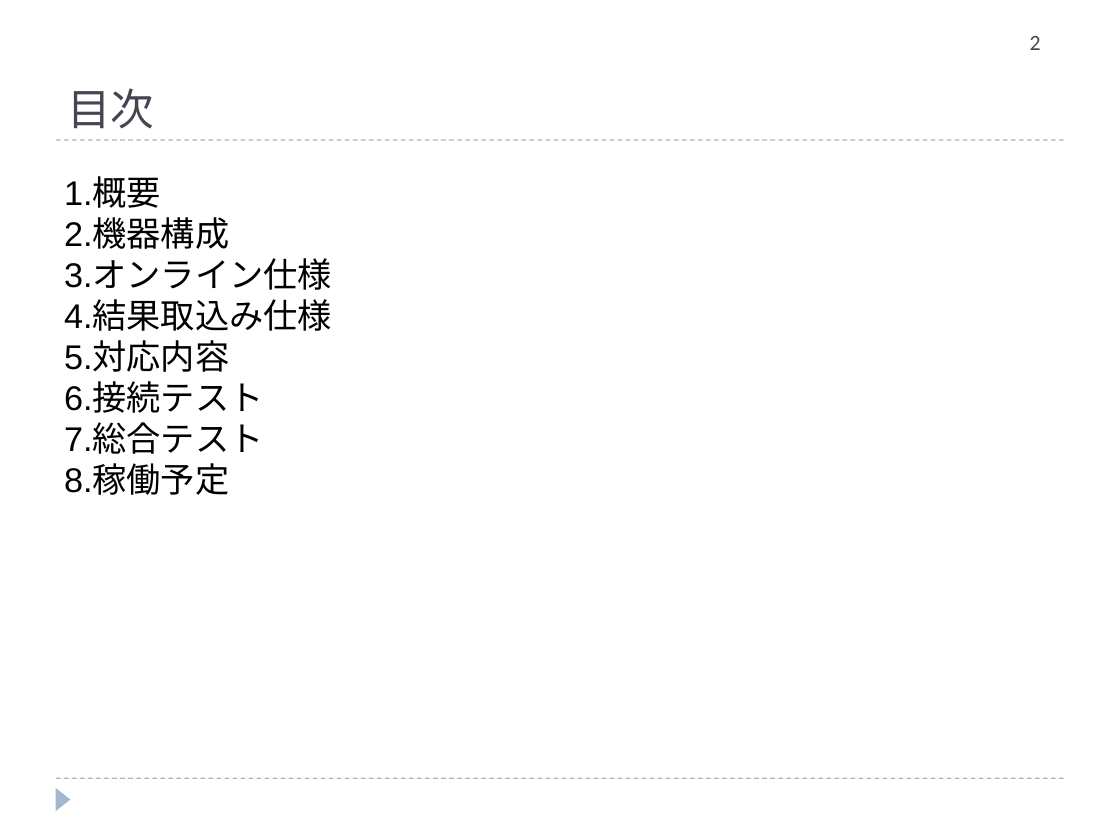
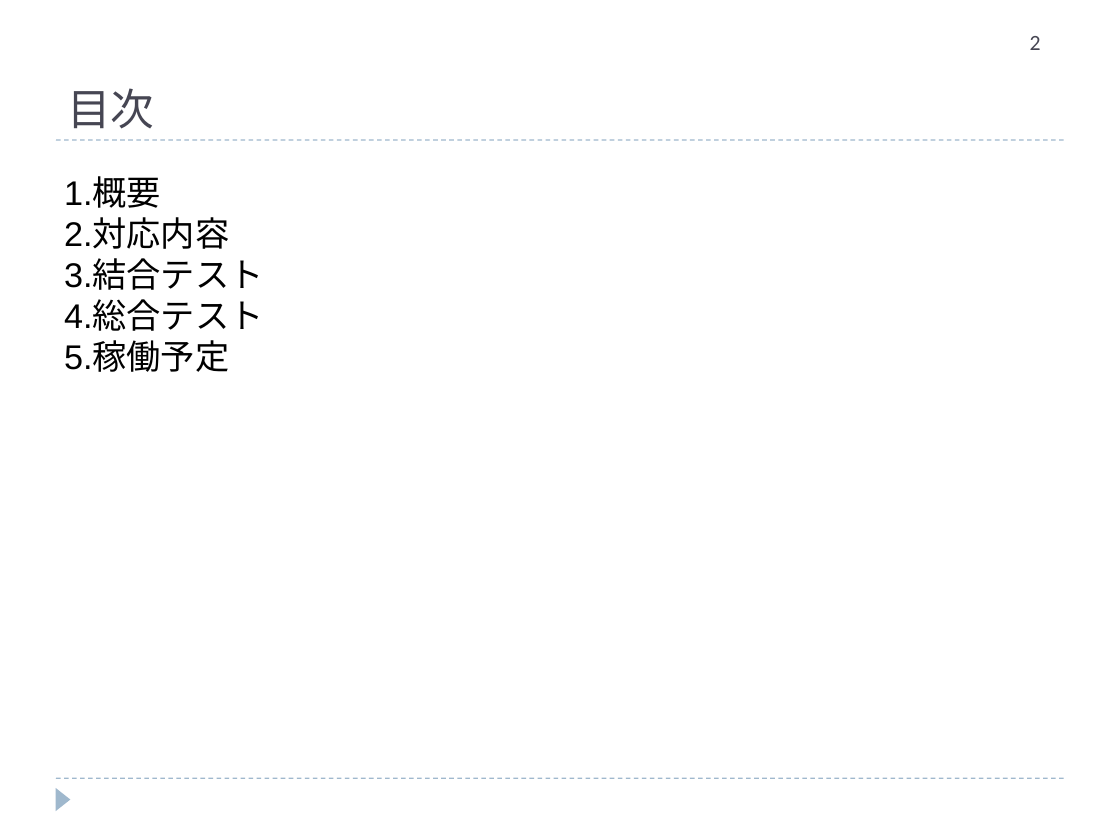
Before and after one commit to hanyutatsuya/Chemistory, a slide deck: slide 2 of 次期システム対応/レビュー/ケミストリー次期先行対応.ppt. Drawn at 1120x840 pixels with LibreOffice and Linux fonts; fonts in the diff are those of the drawing. Boxes give left, top, right and bottom in pixels: in the first picture for what was removed or moved away, otherwise in the second. Text is boxed around its words. In the diff, an @@ line names an element or a change of style, - is before the commit and + after.

```diff
--- a/次期システム対応/レビュー/ケミストリー次期先行対応.ppt
+++ b/次期システム対応/レビュー/ケミストリー次期先行対応.ppt
@@ text at [64,219,263,372]: text changed @@
-2.機器構成
-3.オンライン仕様
-4.結果取込み仕様
-5.対応内容
-6.接続テスト
-7.総合テスト
-8.稼働予定
+2.対応内容
+3.結合テスト
+4.総合テスト
+5.稼働予定
```
Also in this commit, not shown: 7 other slides changed.
